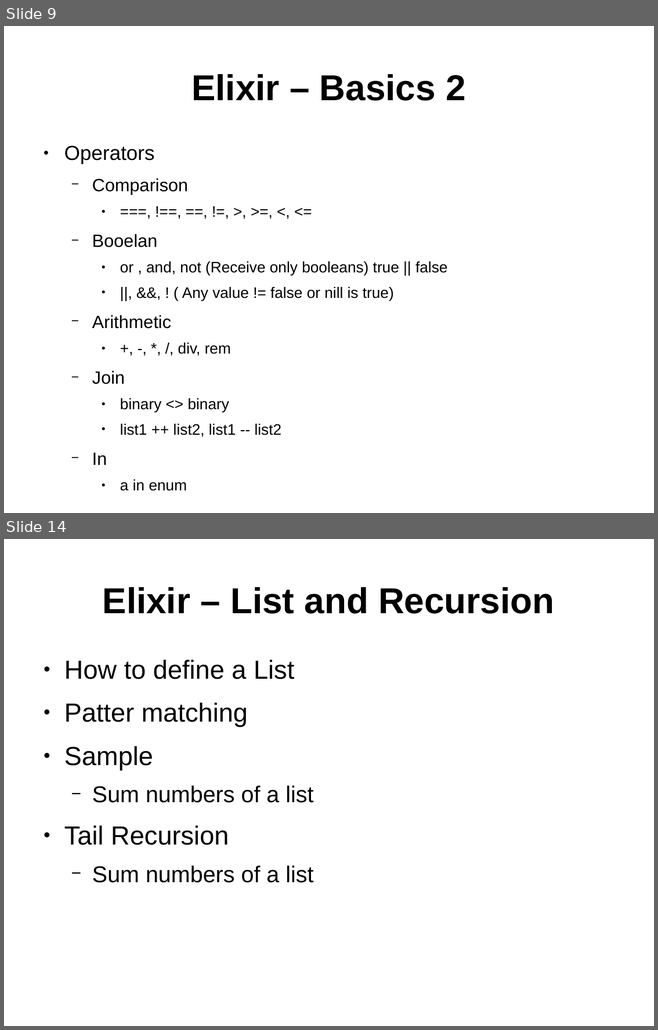
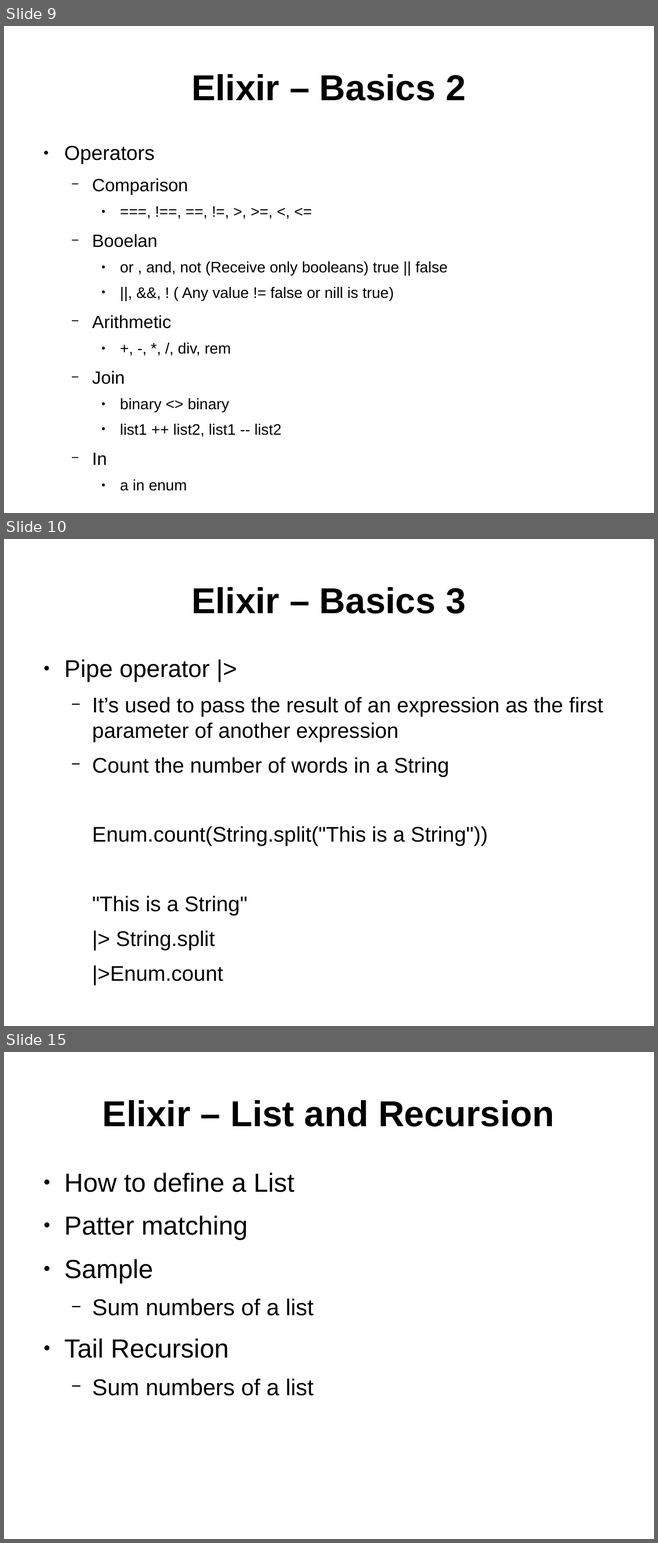
Before and after one commit to ramortegui/talks, a slide deck: elixir-basics.odp. Shown one above the other, each under a label of ours: slides 9 and 14 before the commit, slides 9, 10 and 15 after it; the slides between them are not shown. The pictures are 658x1030 and 658x1543 pixels, drawn with LibreOffice and Linux fonts; fonts in the diff are those of the drawing. Boxes give left, top, right and bottom in pixels: in the first picture for what was removed or moved away, otherwise in the second. Text is boxed around its words. In the diff, an @@ line names an element or a change of style, - is before the commit and + after.

Commit message:
Fix quotes characters. Add pipe Operator section.

```diff
--- a/elixir-basics.odp
+++ b/elixir-basics.odp
@@ slide 10 added at (4, 539, 654, 1026), background #FFFFFF @@
@@ title added at (191, 587, 466, 614), 44 pt, text #000000, bold @@
+Elixir – Basics 3
@@ text added at (64, 659, 603, 915), 25.9 pt, text #000000 @@
+● Pipe operator |>
+  − It’s used to pass the result of an expression as the first parameter of another expression
+  − Count the number of words in a String
+  Enum.count(String.split("This is a String"))
+  "This is a String"
+  |> String.split
+  |>Enum.count
@@ what was slide 14 is now slide 15 @@
```
Also in this commit, not shown: 8 slides changed.
